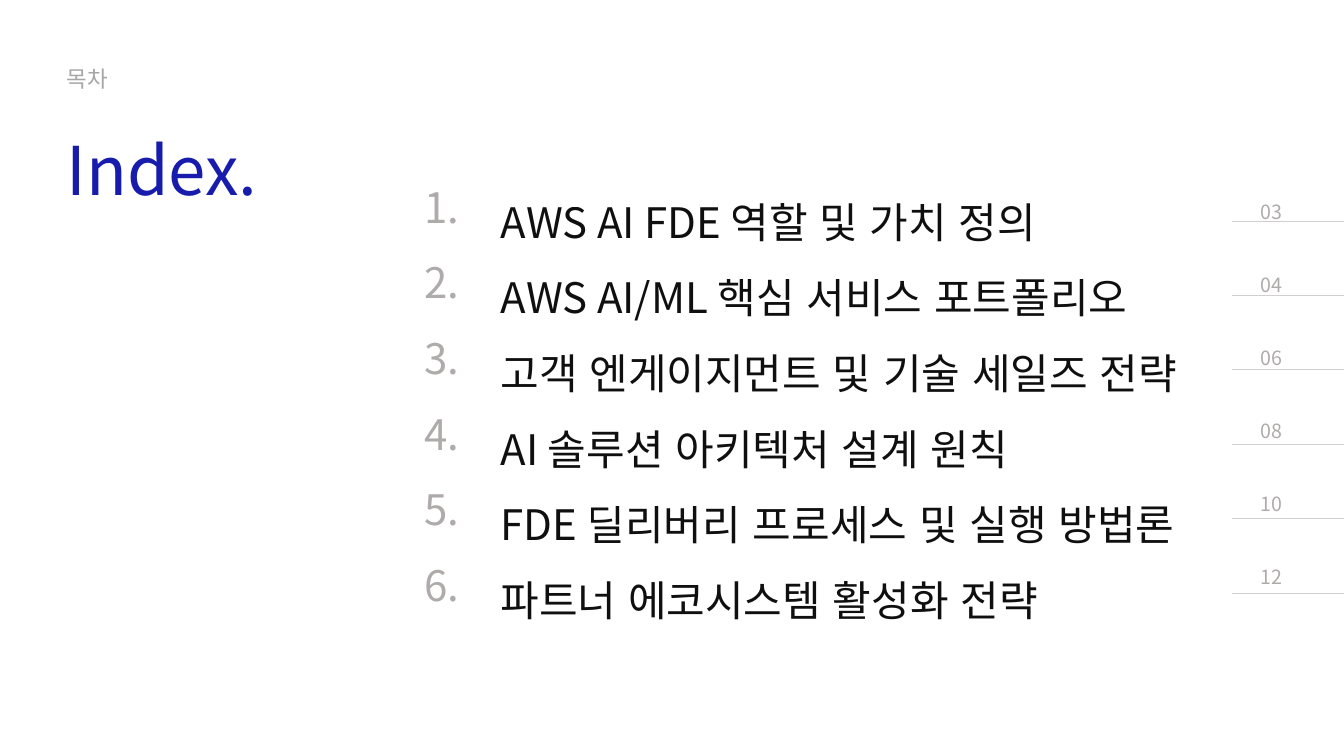
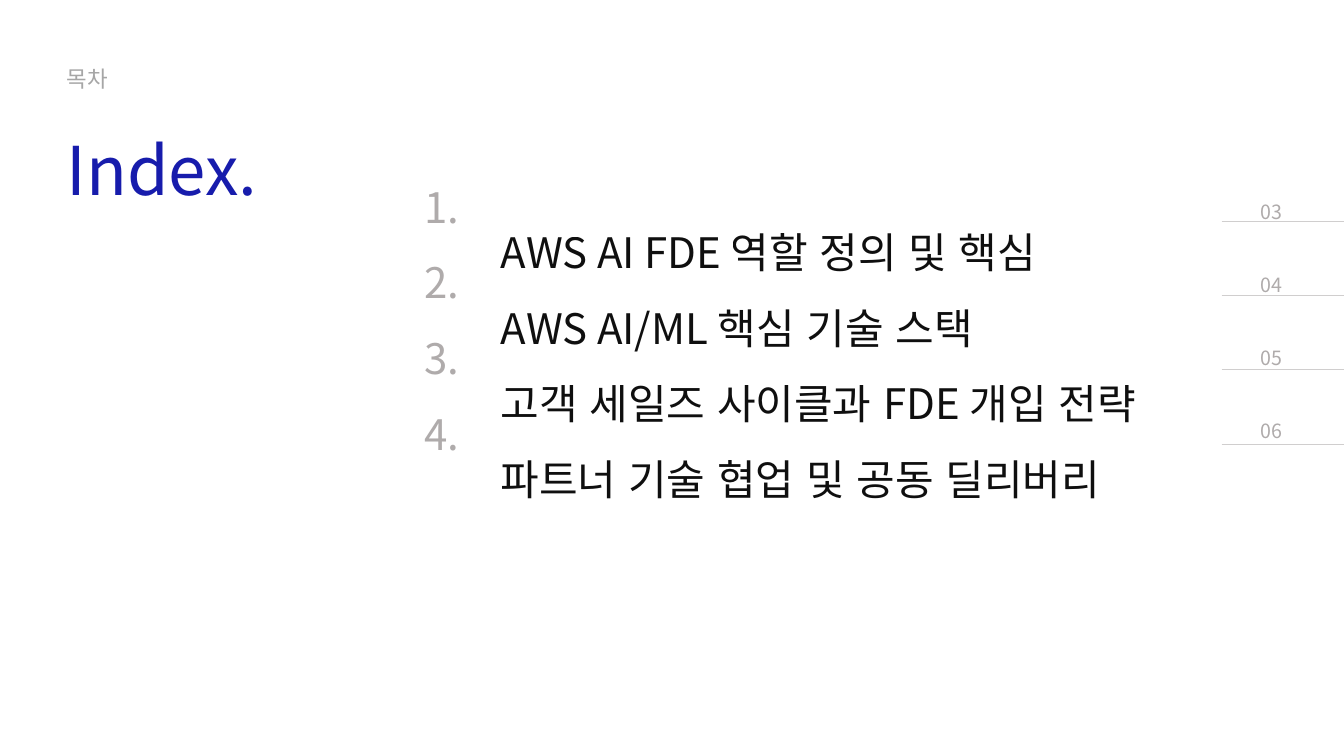
Before and after one commit to lhs6395-hslee/2026-gsn-pptx, a slide deck: slide 2 of result/AWS_AI_FDE.pptx. Drawn at 1344x756 pixels with LibreOffice and Linux fonts; fonts in the diff are those of the drawing. Boxes give left, top, right and bottom in pixels: in the first picture for what was removed or moved away, otherwise in the second. Text is boxed around its words. In the diff, an @@ line names an element or a change of style, - is before the commit and + after.

```diff
--- a/result/AWS_AI_FDE.pptx
+++ b/result/AWS_AI_FDE.pptx
@@ text at (x1=501, y1=233, x2=1136, y2=499): text changed @@
-AWS AI FDE 역할 및 가치 정의
-AWS AI/ML 핵심 서비스 포트폴리오
-고객 엔게이지먼트 및 기술 세일즈 전략
-AI 솔루션 아키텍처 설계 원칙
-FDE 딜리버리 프로세스 및 실행 방법론
-파트너 에코시스템 활성화 전략
+AWS AI FDE 역할 정의 및 핵심
+AWS AI/ML 핵심 기술 스택
+고객 세일즈 사이클과 FDE 개입 전략
+파트너 기술 협업 및 공동 딜리버리
@@ line moved from (1233, 221) - (1344, 221) to (1222, 221) - (1344, 221) @@
@@ line moved from (1233, 295) - (1344, 295) to (1222, 295) - (1344, 295) @@
@@ line moved from (1233, 370) - (1344, 370) to (1222, 370) - (1344, 370) @@
@@ line moved from (1233, 445) - (1344, 445) to (1222, 445) - (1344, 445) @@
@@ text at (x1=1260, y1=423, x2=1282, y2=584): paragraphs removed @@
-08
-10
-12
@@ text at (x1=425, y1=494, x2=460, y2=602): paragraphs removed @@
-5.
-6.
@@ line removed from (1233, 518) to (1344, 518) @@
@@ line removed from (1233, 593) to (1344, 593) @@
```
Also in this commit, not shown: 3 other slides changed, 2 slides added, 9 slides removed, 3 other files.
